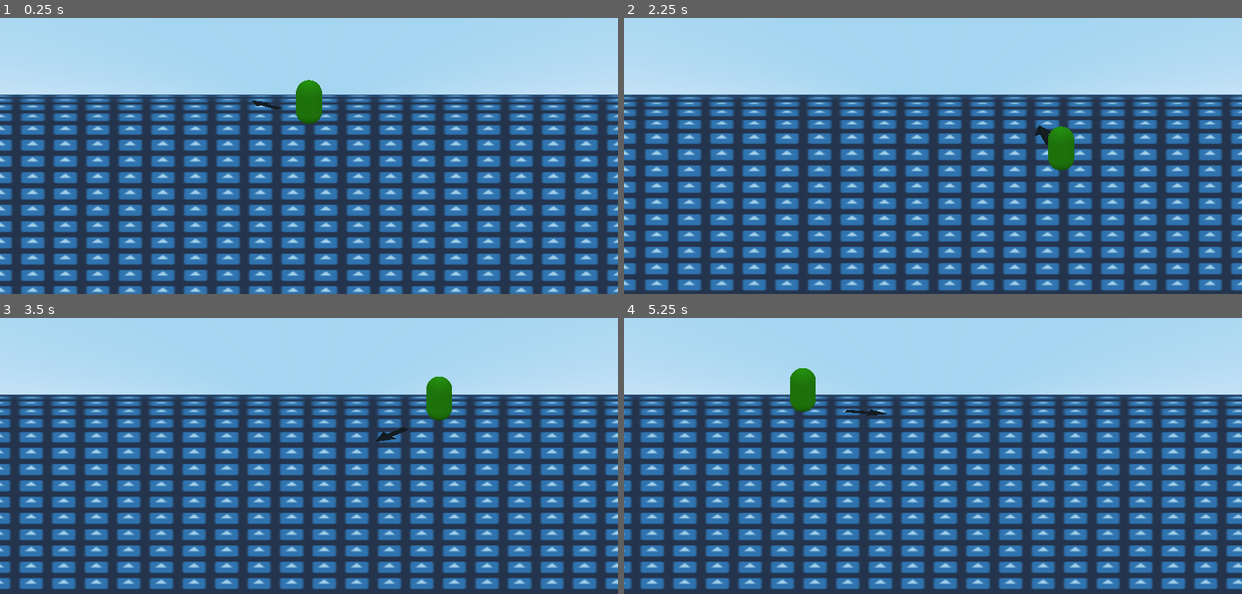
Above: before the commit, frames 1-4 (two rows, left to right).
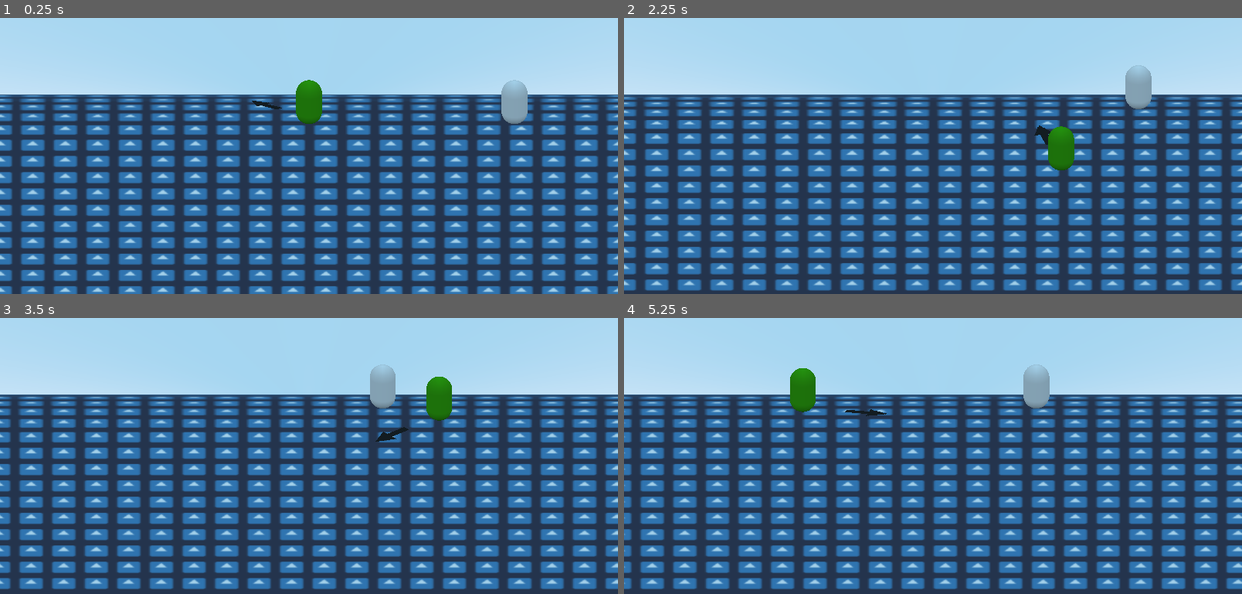
Above: after the commit, the same moments.

Repository: MTareqAzim/tag
Game: Godot game, scene res://Scenes/Worlds/World.tscn
Same seed, same stepped clock (60 frames per second), same inputs: the game is played once before the commit and once after it. The engine's default icon, where the game draws it, is replaced by a stand-in: a white triangle on a blue panel in a dark square.
Inputs (mouse positions are in pixels of both pictures, inside the frame that each line leads up to):
- Up to frame 1 (0.25 s): no input
- Up to frame 2 (2.25 s): tap Enter at 0.5 s; move the mouse to (1068, 103) at 0.52 s; hold D (move_right) 0.53-1.28 s; move the mouse to (809, 136) at 1.27 s; hold S (move_back) 1.28-2.03 s; move the mouse to (994, 42) at 2.02 s; hold D (move_right) from 2.03 s (still down)
- Up to frame 3 (3.5 s): move the mouse to (278, 489) at 2.77 s; release D (move_right) at 2.78 s; hold W (move_forward) from 2.78 s (still down)
- Up to frame 4 (5.25 s): move the mouse to (1118, 472) at 3.52 s; release W (move_forward) at 3.53 s; hold A (move_left) 3.53-5.03 s; move the mouse to (747, 367) at 4.27 s; move the mouse to (963, 420) at 5.02 s; hold S (move_back) from 5.03 s (still down)

The runs differ from the first frame. In frame 1, 0.6% of the frame differs, in the area x 81-86%, y 22-39%; in frame 2, 0.6%; in frame 3, 0.5%; in frame 4, 0.6%.

Commit message:
Add catch area.

Diff:
--- a/Scenes/Mentor/Mentor.tscn
+++ b/Scenes/Mentor/Mentor.tscn
@@ -1,7 +1,10 @@
-[gd_scene load_steps=9 format=2]
+[gd_scene load_steps=13 format=2]
 
 [ext_resource path="res://Utils/Entity/entity.gd" type="Script" id=1]
 [ext_resource path="res://Utils/Action Buffer/action_buffer.gd" type="Script" id=2]
+[ext_resource path="res://Utils/State Machine/state_machine.gd" type="Script" id=3]
+[ext_resource path="res://Utils/State Machine/State/component_state.gd" type="Script" id=4]
+[ext_resource path="res://Scenes/Mentor/caught.gd" type="Script" id=5]
 [ext_resource path="res://Utils/Entity/Look Direction/look_direction.gd" type="Script" id=7]
 [ext_resource path="res://Scenes/Player/target_direction.gd" type="Script" id=10]
 [ext_resource path="res://Scenes/Player/mesh_displacer.gd" type="Script" id=14]
@@ -17,8 +20,11 @@
 radius = 0.2
 mid_height = 0.32
 
+[sub_resource type="BoxShape" id=7]
+extents = Vector3( 0.2, 0.36, 0.2 )
+
 [node name="Mentor" type="KinematicBody"]
-collision_mask = 49
+collision_mask = 48
 script = ExtResource( 1 )
 max_speed = 500.0
 friction = 10.0
@@ -40,6 +46,16 @@
 cast_to = Vector3( 0, -3, 0 )
 collision_mask = 16
 
+[node name="Caught" type="Area" parent="."]
+transform = Transform( 1, 0, 0, 0, 1, 0, 0, 0, 1, 0, 0.36, 0 )
+collision_layer = 0
+collision_mask = 4
+monitorable = false
+script = ExtResource( 5 )
+
+[node name="CollisionShape" type="CollisionShape" parent="Caught"]
+shape = SubResource( 7 )
+
 [node name="Buffer" type="Node" parent="."]
 script = ExtResource( 2 )
 
@@ -48,3 +64,12 @@
 
 [node name="Target" type="Node" parent="."]
 script = ExtResource( 10 )
+
+[node name="StateMachine" type="Node" parent="."]
+script = ExtResource( 3 )
+
+[node name="Idle" type="Node" parent="StateMachine"]
+script = ExtResource( 4 )
+state_name = "idle"
+
+[connection signal="area_entered" from="Caught" to="Caught" method="_on_area_entered"]
--- /dev/null
+++ b/Scenes/Mentor/caught.gd
@@ -0,0 +1,5 @@
+extends Area
+
+
+func _on_area_entered(area):
+	print("Caught")
--- a/Scenes/Player/Player.tscn
+++ b/Scenes/Player/Player.tscn
@@ -162,7 +162,7 @@
 }
 
 [node name="Player" type="KinematicBody"]
-collision_mask = 49
+collision_mask = 48
 script = ExtResource( 1 )
 max_speed = 500.0
 friction = 10.0
@@ -219,6 +219,15 @@
 [node name="CollisionShape" type="CollisionShape" parent="LookPivot/AbsoluteDestruction"]
 shape = SubResource( 6 )
 disabled = true
+
+[node name="Catch" type="Area" parent="LookPivot"]
+transform = Transform( 1, 0, 0, 0, 1, 0, 0, 0, 1, 0, 0.36, 0 )
+collision_layer = 4
+collision_mask = 0
+monitoring = false
+
+[node name="CollisionShape" type="CollisionShape" parent="LookPivot/Catch"]
+shape = SubResource( 6 )
 
 [node name="Input" type="Node" parent="."]
 script = ExtResource( 3 )
--- a/Scenes/Worlds/World.tscn
+++ b/Scenes/Worlds/World.tscn
@@ -1,9 +1,10 @@
-[gd_scene load_steps=8 format=2]
+[gd_scene load_steps=9 format=2]
 
 [ext_resource path="res://Scenes/Cameras/CameraBody.tscn" type="PackedScene" id=1]
 [ext_resource path="res://icon.png" type="Texture" id=2]
 [ext_resource path="res://Shaders/rolling_log.shader" type="Shader" id=3]
 [ext_resource path="res://Scenes/Player/Player.tscn" type="PackedScene" id=4]
+[ext_resource path="res://Scenes/Mentor/Mentor.tscn" type="PackedScene" id=5]
 
 [sub_resource type="BoxShape" id=1]
 extents = Vector3( 10, 0.1, 10 )
@@ -39,3 +40,6 @@
 
 [node name="CameraBody" parent="." instance=ExtResource( 1 )]
 target_path = NodePath("../Player")
+
+[node name="Mentor" parent="." instance=ExtResource( 5 )]
+transform = Transform( 1, 0, 0, 0, 1, 0, 0, 0, 1, 3.15623, 0, 0 )
--- a/project.godot
+++ b/project.godot
@@ -398,6 +398,7 @@
 
 3d_physics/layer_1="Entity"
 3d_physics/layer_2="CollisionBox"
+3d_physics/layer_3="Catch"
 3d_physics/layer_5="Map"
 3d_physics/layer_6="Terrain"
 3d_physics/layer_10="Camera"
